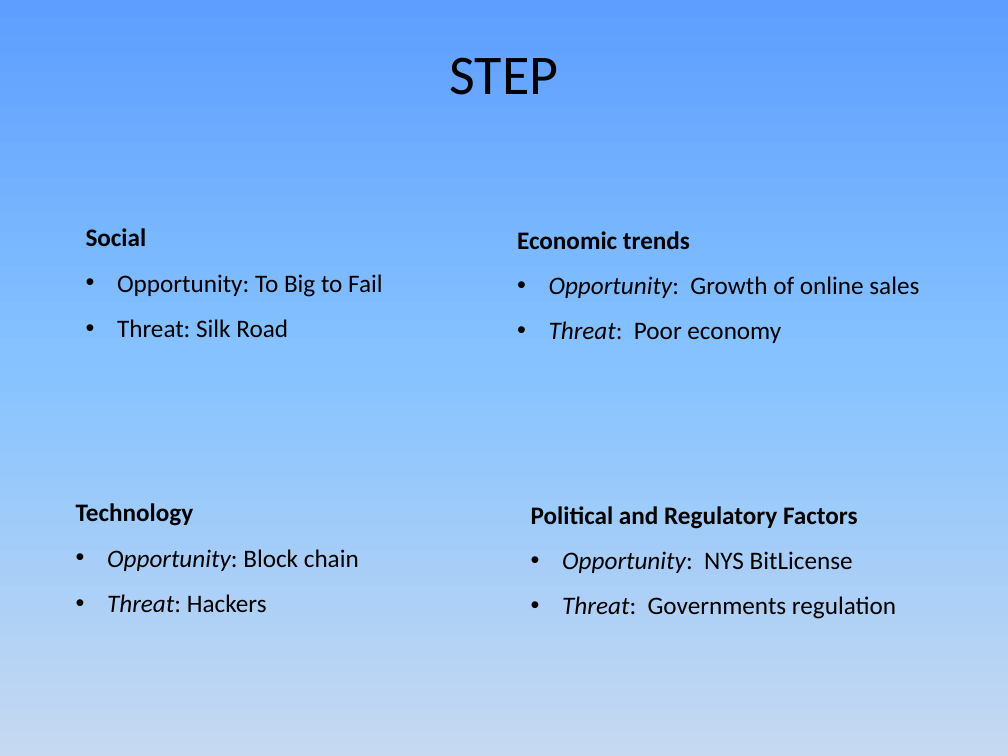
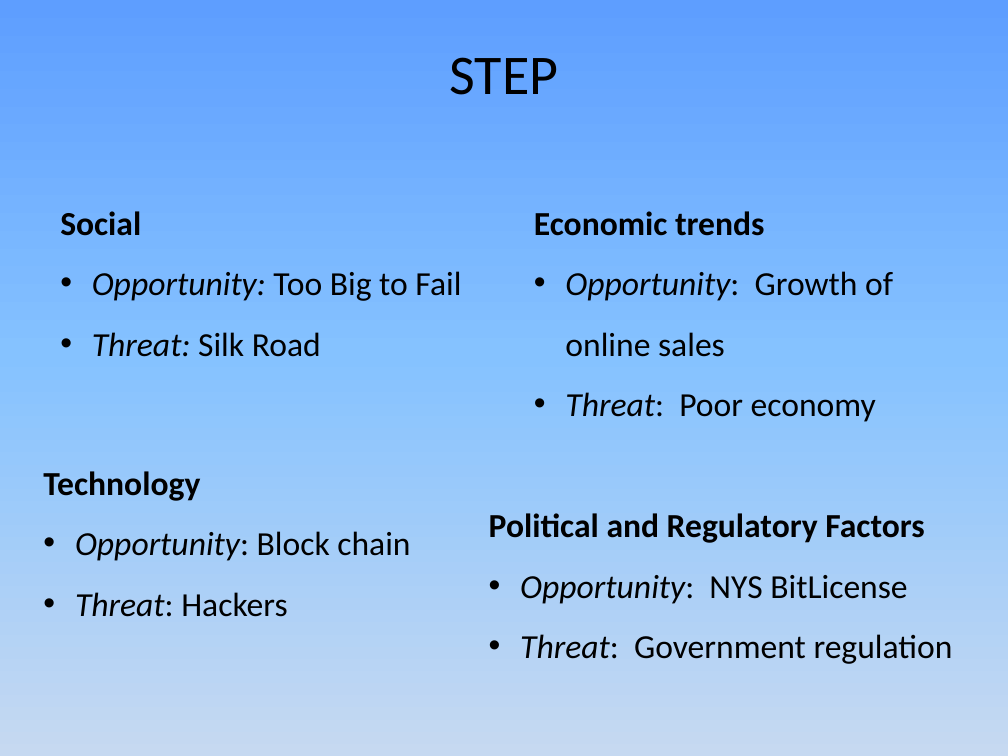
Before and after one commit to JamesLeB/Business, a slide deck: slide 5 of TODO/2-Monday/Presentation1.pptx (slide 4 before the commit). Drawn at 1008x756 pixels with LibreOffice and Linux fonts; fonts in the diff are those of the drawing. Boxes give left, top, right and bottom in pixels: in the first picture for what was removed or moved away, otherwise in the second. Text is boxed around its words. In the diff, an @@ line names an element or a change of style, - is before the commit and + after.

```diff
--- a/TODO/2-Monday/Presentation1.pptx
+++ b/TODO/2-Monday/Presentation1.pptx
@@ text "Social": place and size @@
-text "Social" at (86, 228, 382, 337)
+text "Social" at (60, 211, 461, 357)
@@ text "Economic trends" at (534, 211, 893, 422): size 18 to 24 pt @@
@@ text "Economic trends": place and size @@
-text "Economic trends" at (517, 231, 919, 343)
+text "Economic trends" at (534, 211, 893, 422)
@@ text at (60, 211, 321, 357): size 18 to 24 pt in "Social", "Threat: Silk Road"; italic on in "Threat:" @@
@@ text at (92, 271, 461, 301): text changed; size 18 to 24 pt; italic on @@
-• Opportunity: To Big to Fail
+• Opportunity: Too Big to Fail
@@ text "Technology": place and size @@
-text "Technology" at (76, 503, 359, 613)
+text "Technology" at (43, 471, 410, 617)
@@ text "Technology" at (43, 471, 410, 617): size 18 to 24 pt @@
@@ text "Political and Regulatory Factors": place and size @@
-text "Political and Regulatory Factors" at (531, 506, 896, 619)
+text "Political and Regulatory Factors" at (489, 513, 953, 664)
@@ text at (489, 513, 924, 604): size 18 to 24 pt in "Political and Regulatory Factors", "Opportunity: NYS BitLicense" @@
@@ text at (520, 634, 953, 664): text changed; size 18 to 24 pt @@
-• Threat: Governments regulation
+• Threat: Government regulation
```
Also in this commit, not shown: 7 other slides changed, 2 slides added, 1 other file.
